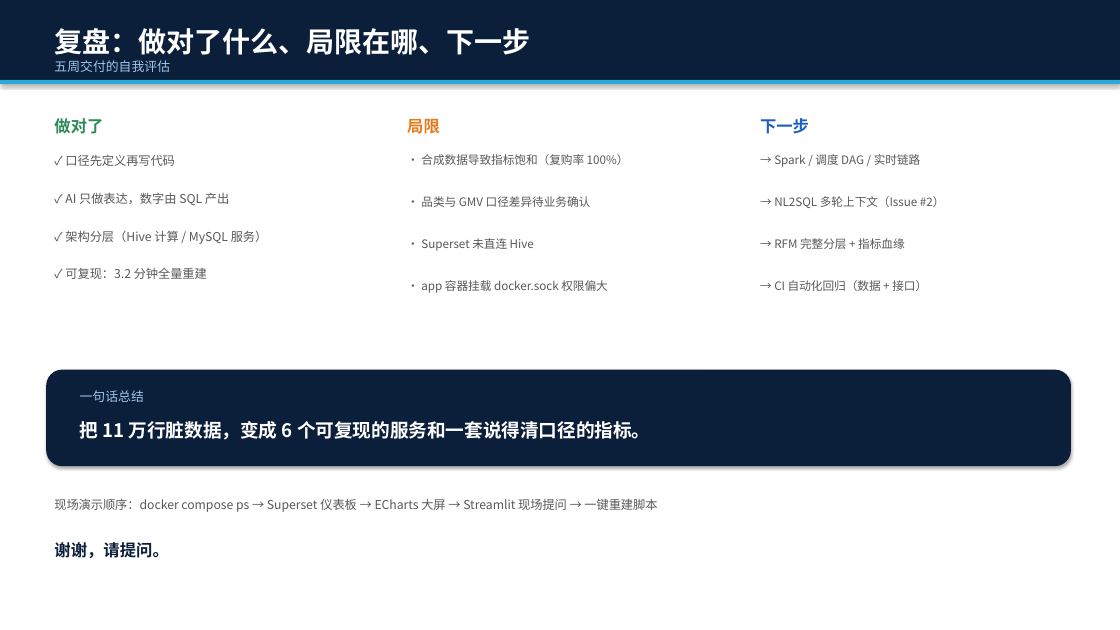
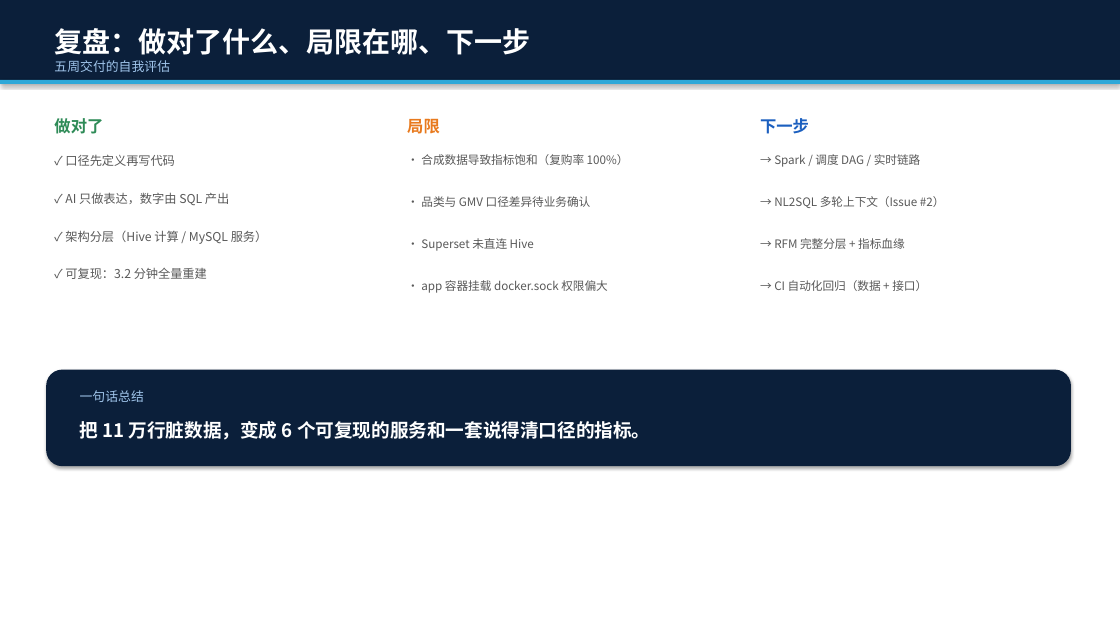
Before and after one commit to liuwu-123/hive-project, a slide deck: slide 10 of docs/第5周_答辩PPT.pptx. Drawn at 1120x630 pixels with LibreOffice and Linux fonts; fonts in the diff are those of the drawing. Boxes give left, top, right and bottom in pixels: in the first picture for what was removed or moved away, otherwise in the second. Text is boxed around its words. In the diff, an @@ line names an element or a change of style, - is before the commit and + after.

```diff
--- a/docs/第5周_答辩PPT.pptx
+++ b/docs/第5周_答辩PPT.pptx
@@ text removed at (54,498,657,512) @@
-现场演示顺序：docker compose ps → Superset 仪表板 → ECharts 大屏 → Streamlit 现场提问 → 一键重建脚本
@@ text removed at (54,542,168,558) @@
-谢谢，请提问。
```
Also in this commit, not shown: 1 other file.
